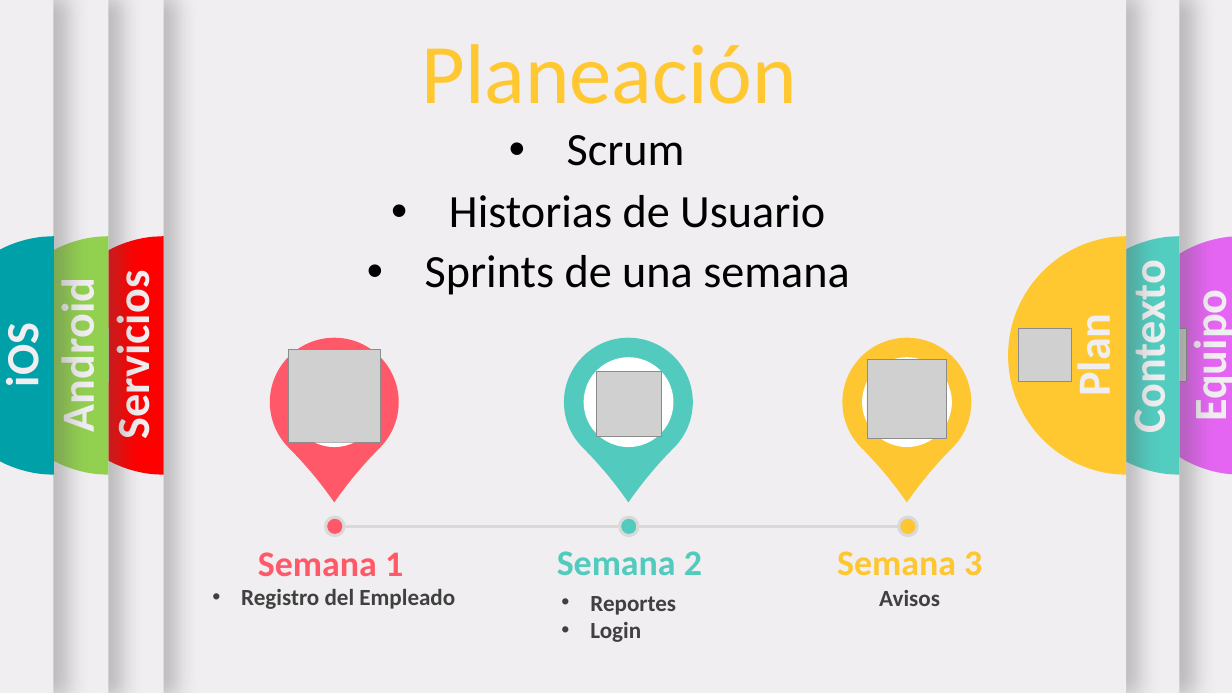
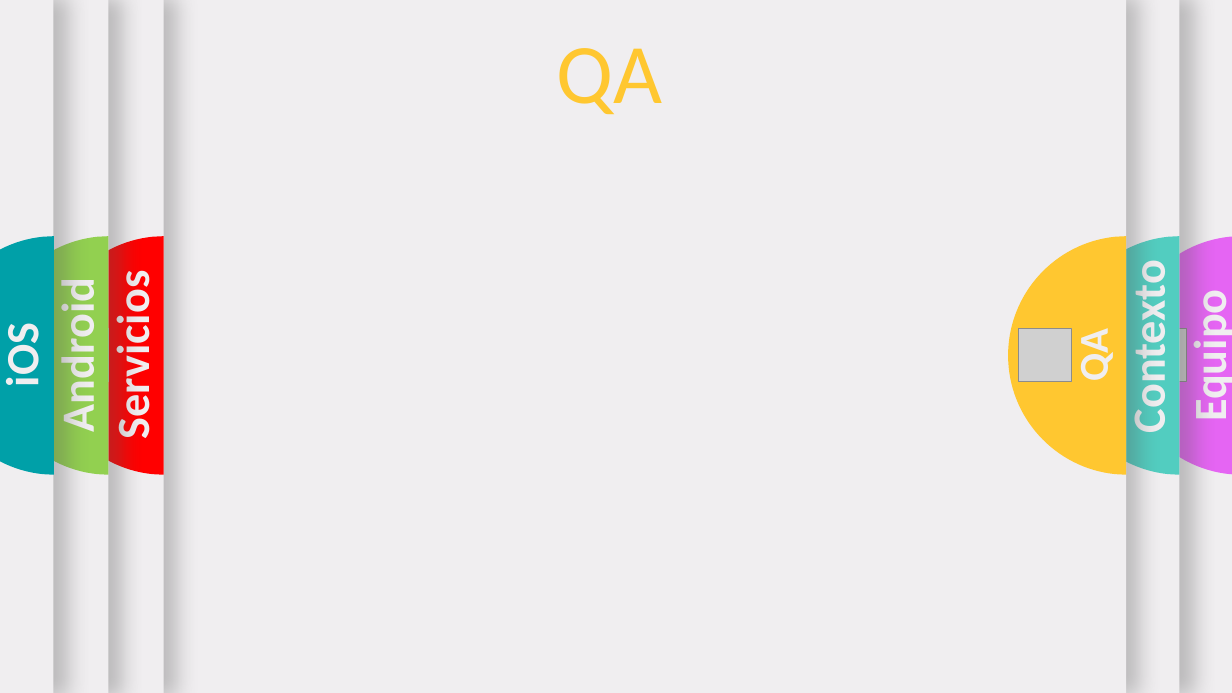
Before and after one commit to RaizrNs3/Presentaci-n, a slide deck: slide 6 of Template con trancisiones.pptx (slide 7 before the commit). Drawn at 1232x693 pixels with LibreOffice and Linux fonts; fonts in the diff are those of the drawing; grey boxes stand for pictures; background and template pictures are left out. Boxes give left, top, right and bottom in pixels: in the first picture for what was removed or moved away, otherwise in the second. Text is boxed around its words. In the diff, an @@ line names an element or a change of style, - is before the commit and + after.

```diff
--- a/Template con trancisiones.pptx
+++ b/Template con trancisiones.pptx
@@ text at <box>556,48,662,114</box>: text changed @@
-Planeación
+QA
@@ text removed at <box>567,135,685,166</box> @@
-• Scrum
@@ text removed at <box>449,195,825,228</box> @@
-• Historias de Usuario
@@ text removed at <box>425,255,849,295</box> @@
-• Sprints de una semana
@@ teardrop removed at <box>243,311,426,494</box> @@
@@ teardrop removed at <box>537,311,720,494</box> @@
@@ teardrop removed at <box>816,311,999,494</box> @@
@@ picture removed at <box>288,349,381,442</box> @@
@@ ellipse removed at <box>289,358,379,447</box> @@
@@ ellipse removed at <box>584,358,674,447</box> @@
@@ ellipse removed at <box>862,358,952,447</box> @@
@@ text at <box>1069,333,1119,380</box>: text changed; size 36 to 32 pt @@
-Plan
+QA
@@ picture removed at <box>597,372,663,437</box> @@
@@ picture removed at <box>867,360,946,439</box> @@
@@ ellipse removed at <box>324,516,346,537</box> @@
@@ ellipse removed at <box>327,518,342,533</box> @@
@@ line removed from (343, 527) to (618, 527) @@
@@ ellipse removed at <box>618,516,640,537</box> @@
@@ ellipse removed at <box>621,518,636,533</box> @@
@@ line removed from (637, 527) to (900, 527) @@
@@ ellipse removed at <box>897,516,919,537</box> @@
@@ ellipse removed at <box>900,518,915,533</box> @@
@@ text removed at <box>258,552,403,576</box> @@
-Semana 1
@@ text removed at <box>557,551,702,575</box> @@
-Semana 2
@@ text removed at <box>837,551,982,576</box> @@
-Semana 3
@@ text removed at <box>241,589,455,609</box> @@
-• Registro del Empleado
@@ text removed at <box>590,596,676,642</box> @@
-• Reportes
-• Login
@@ text removed at <box>879,590,940,606</box> @@
-Avisos
```
Also in this commit, not shown: 12 other slides changed, 1 slide added, 2 slides removed.
